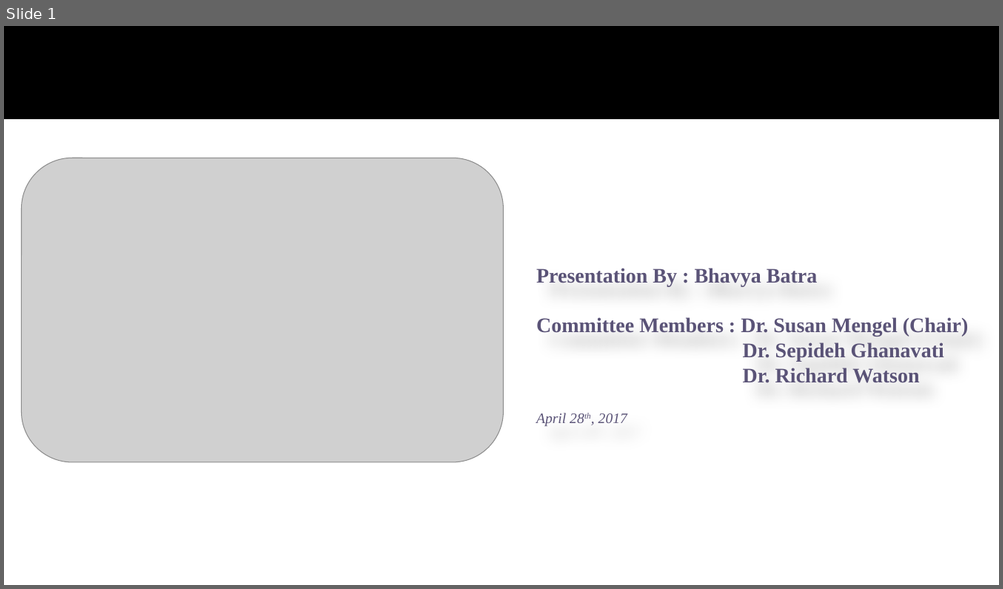
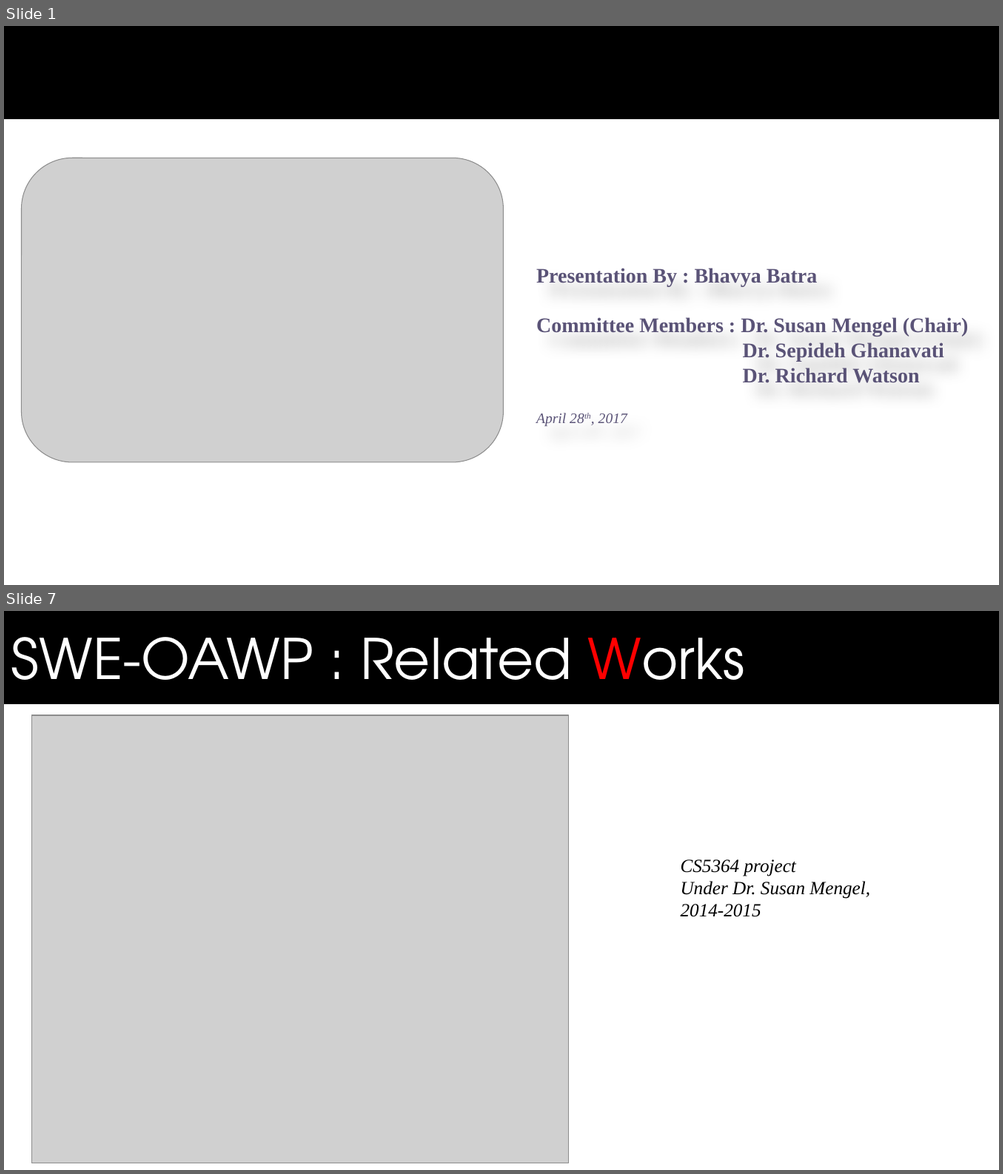
Before and after one commit to bhavyabatra/SWEN_Dynamo, a slide deck: Documentation/Master's Defense Presentation.pptx. Shown one above the other, each under a label of ours: slide 1 before the commit, slides 1 and 7 after it; the slides between them are not shown. The pictures are 1003x589 and 1003x1174 pixels, drawn with LibreOffice and Linux fonts; fonts in the diff are those of the drawing; grey boxes stand for pictures; background and template pictures are left out. Boxes give left, top, right and bottom in pixels: in the first picture for what was removed or moved away, otherwise in the second. Text is boxed around its words. In the diff, an @@ line names an element or a change of style, - is before the commit and + after.

```diff
--- a/Documentation/Master's Defense Presentation.pptx
+++ b/Documentation/Master's Defense Presentation.pptx
@@ slide 7 added at <box>4,611,999,1170</box>, background #FFFFFF; not listed: 1 template element that a slide beside it also shows @@
@@ text added at <box>11,637,744,705</box>, 54 pt, text #FFFFFF @@
+SWE-OAWP : Related Works
@@ picture added at <box>31,715,569,1164</box> @@
@@ text added at <box>680,860,870,917</box>, 18 pt, text #000000, italic @@
+CS5364 project
+Under Dr. Susan Mengel,
+2014-2015
```
Also in this commit, not shown: 12 slides changed, 9 other slides added, 17 slides removed.
